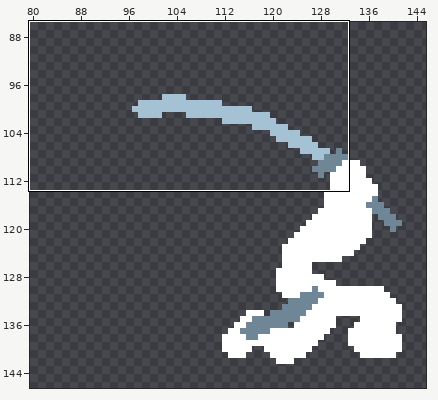
Two states of a pixel-art file, characters/swordandgun/sprites/down_cleave.ase. The picture above shows the old version from afar; the outline marks the close-up.
Close-up. Before the edit:
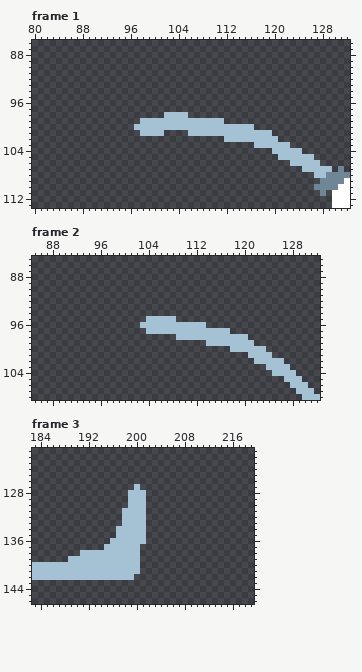
256x256 pixels, 3 frames. Shown: frame 1: x 80..132, y 86..113; frame 2: x 85..132, y 85..108; frame 3: x 183..219, y 121..146. The wide view leaves out empty margins.
After:
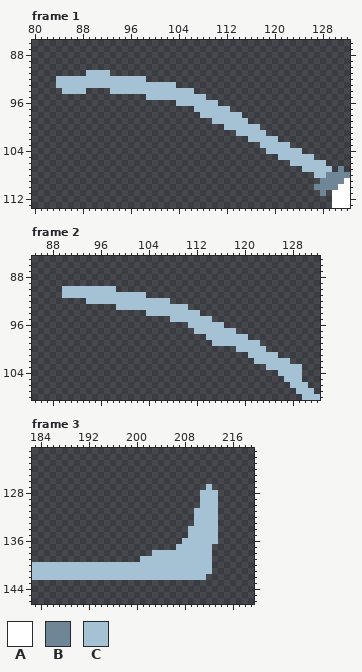
Palette (. is transparent): A #ffffff  B #6e8696  C #a5c1d4
Changes in this commit:
Frame 1, layer "Layer 2":
There is now colour C in row 91 at x 89 to 92; in row 92 at x 84 to 98; in row 93 at x 84 to 103; in row 94 at x 85 to 88 and 93 to 106; in row 95 at x 99 to 108; in row 96 at x 104 to 110.
There is now colour C in row 97 at x 107 to 112; in row 98 at x 108 to 114; in row 99 at x 112 to 115; in row 100 at x 117; in row 104 at x 119; in row 106 at x 128.
The edit erases colour C in row 98 at x 102 to 105; in row 99 at x 98 to 109; in row 100 at x 97 to 111; in row 101 at x 98 to 101, 106 to 113 and 119; in row 102 at x 112 to 115; in row 103 at x 117.
Frame 2, layer "Layer 2":
There is now colour C in row 90 at x 90 to 98; in row 91 at x 90 to 103; in row 92 at x 94 to 107; in row 93 at x 99 to 110; in row 94 at x 104 to 112; in row 95 at x 109 to 114.
There is now colour C in row 96 at x 114 to 116; in row 97 at x 118; in row 99 at x 122; in row 101 at x 125; in row 102 at x 127; in row 103 at x 128 to 129.
There is now colour C in row 104 at x 129.
The edit erases colour C in row 95 at x 104 to 107; in row 96 at x 103 to 110; in row 97 at x 104 to 111; in row 98 at x 109 to 113; in row 99 at x 114; in row 100 at x 118.
The edit erases colour C in row 104 at x 125.
Frame 3, layer "Layer 2":
There is now colour C in row 127 at x 212; in rows 128 to 130 at x 211 to 213; in rows 131 to 133 at x 210 to 213; in rows 134 to 135 at x 209 to 213; in row 136 at x 208 to 213; in row 137 at x 207 to 212.
There is now colour C in row 138 at x 203 to 212; in rows 139 to 141 at x 201 to 212; in row 142 at x 200 to 211.
The edit erases colour C in row 127 at x 200; in rows 128 to 130 at x 199 to 201; in rows 131 to 133 at x 198 to 201; in rows 134 to 135 at x 197 to 201; in row 136 at x 196 to 201; in row 137 at x 195 to 200.
The edit erases colour C in row 138 at x 191 to 200; in row 139 at x 189 to 200.
